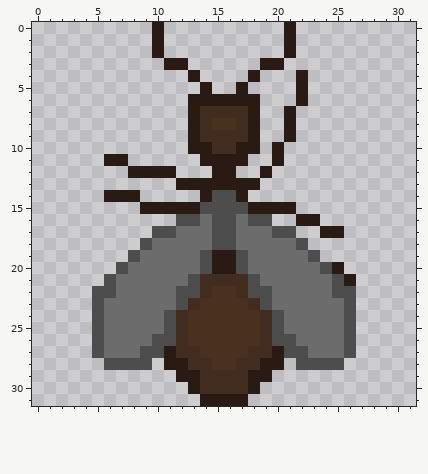
A pixel-art sprite gets an edit: bugs/client/gameApp/src/view/textures/images/ant_queen_2.png. Above: the version before the commit.
The file is 32x32 pixels.
The same view after the edit:
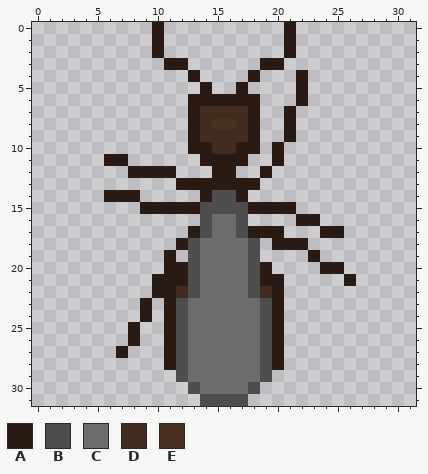
Palette (. is transparent): A #291b13  B #4d4d4d  C #6c6c6c  D #422b1f  E #4a301e
Message: fixe ants closed wings
Edits made:
Changed rows in their new state; - is an unchanged pixel.
first column x 5:
16 -------..BCCB..-------
17 -----...ABCCBAAA.-----
18 ----...AB-CC-B.AAA----
19 ---...A.BCCCCB....A---
20 --....AABCCCCBA....A--
21 -....AAA-CCCC-AA.....-
22 .....AAD-CCCC-DA......
23 ....A.A-CCCCCC-A......
24 ....A.ABCCCCCCBA......
25 ...A..ABCCCCCCBA......
26 ...A..ABCCCCCCBA......
27 ..A...-BCCCCCCB-......
28 -....--BCCCCCCB--....-
29 -------BCCCCCCB-------
30 --------BCCCCB--------
31 ---------BBBB---------
Boxes around the changes in both pictures, in picture pixels (x1, y1, x2, y2):
changed: (92, 214, 356, 406)
